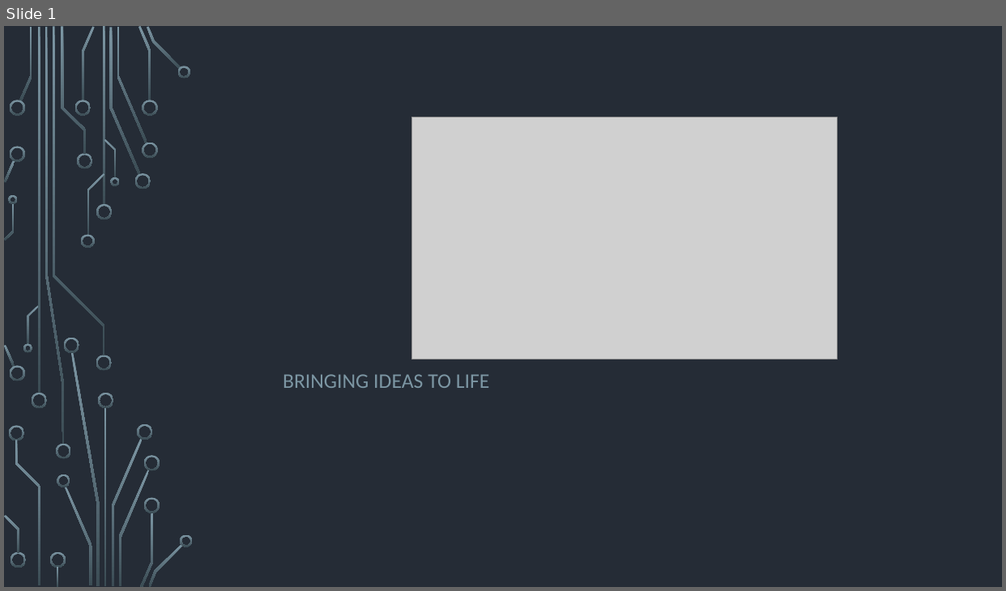
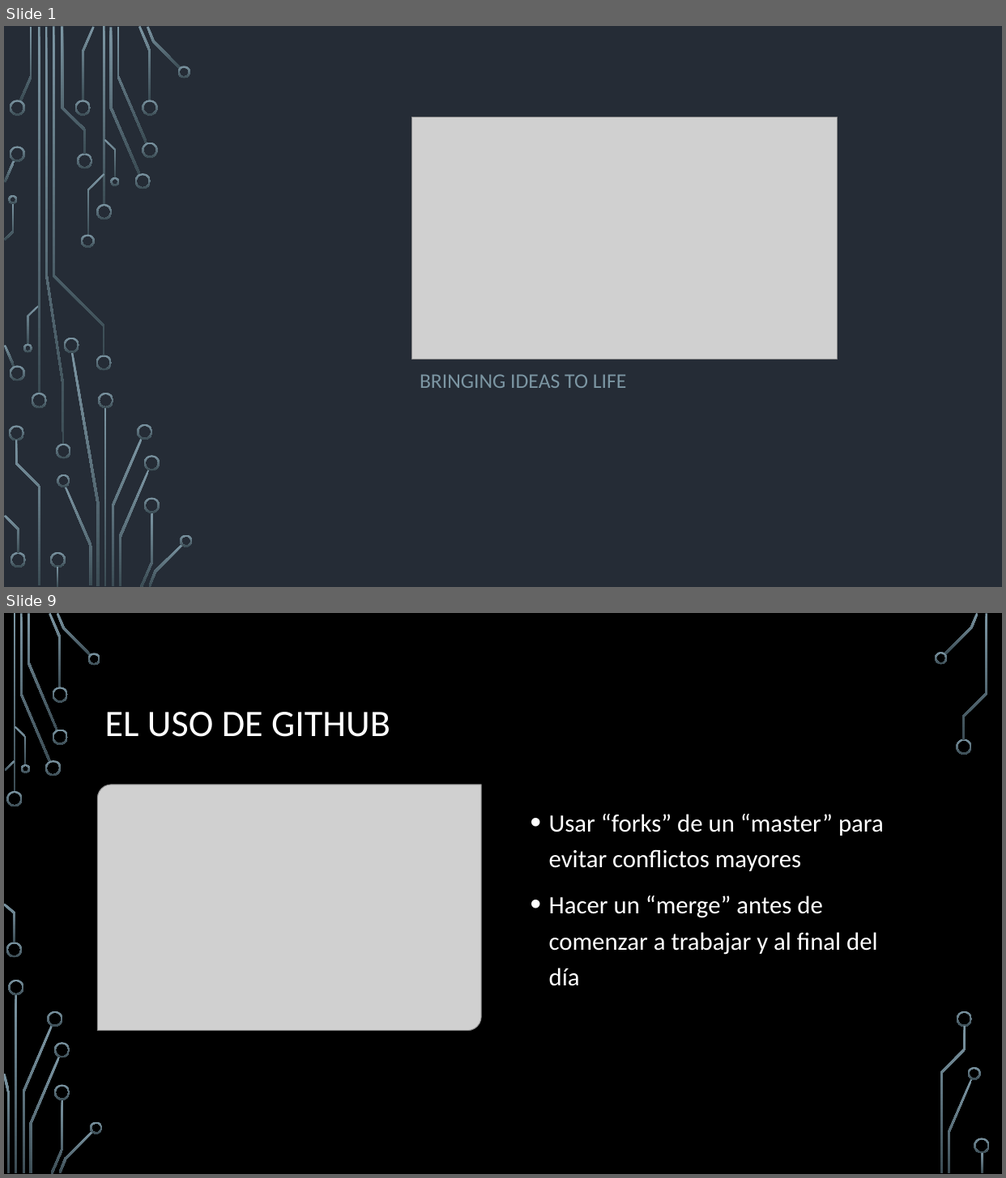
Before and after one commit to UDA-Corporation/UDA_app, a slide deck: Documentacion/Presentación/Presentación de la aplicación.pptx. Shown one above the other, each under a label of ours: slide 1 before the commit, slides 1 and 9 after it; the slides between them are not shown. The pictures are 1006x591 and 1006x1178 pixels, drawn with LibreOffice and Linux fonts; fonts in the diff are those of the drawing; grey boxes stand for pictures; background and template pictures are left out. Boxes give left, top, right and bottom in pixels: in the first picture for what was removed or moved away, otherwise in the second. Text is boxed around its words. In the diff, an @@ line names an element or a change of style, - is before the commit and + after.

```diff
--- a/Documentacion/Presentación/Presentación de la aplicación.pptx
+++ b/Documentacion/Presentación/Presentación de la aplicación.pptx
@@ slide 9 added at [4, 613, 1002, 1174], background picture (left out) @@
@@ title added at [105, 712, 390, 737], 36 pt, text #FFFFFF @@
+EL USO DE GITHUB
@@ picture added at [98, 785, 482, 1031] @@
@@ text added at [549, 814, 884, 986], 24 pt, text #FFFFFF @@
+• Usar “forks” de un “master” para evitar conflictos mayores
+• Hacer un “merge” antes de comenzar a trabajar y al final del día
@@ group added at [4, 613, 990, 1174]: 33 freeform shapes, 3 rectangles @@
@@ slide 1 changed as well @@
@@ subtitle "BRINGING IDEAS TO LIFE": place and size @@
-subtitle "BRINGING IDEAS TO LIFE" at [283, 374, 490, 388]
+subtitle "BRINGING IDEAS TO LIFE" at [420, 374, 627, 388]
```
Also in this commit, not shown: 9 other slides added, 2 slides removed, 1 other file.
